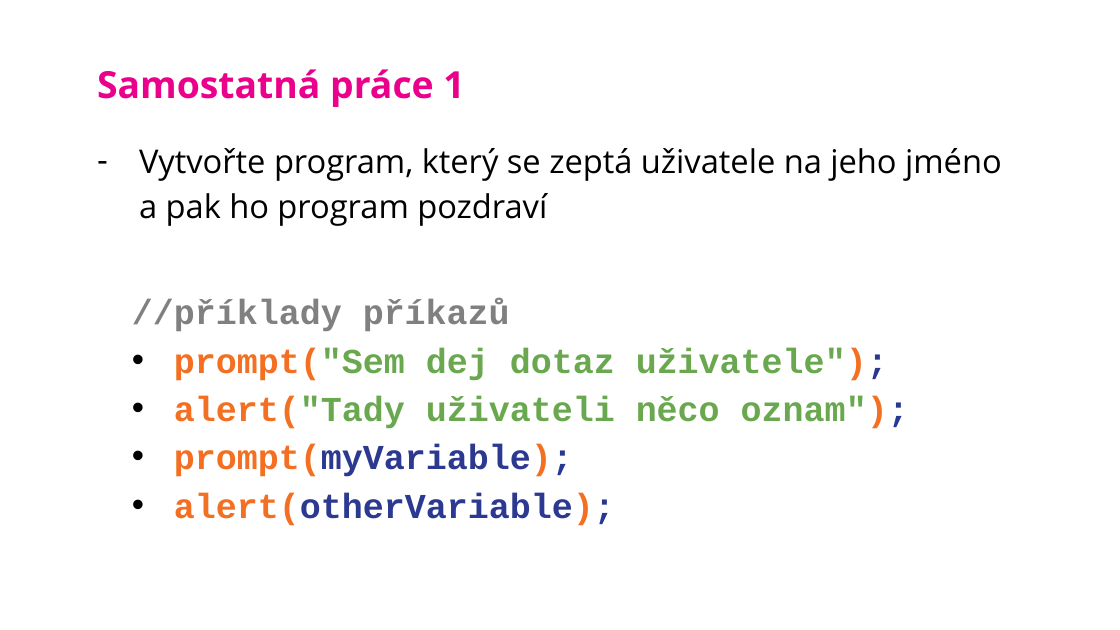
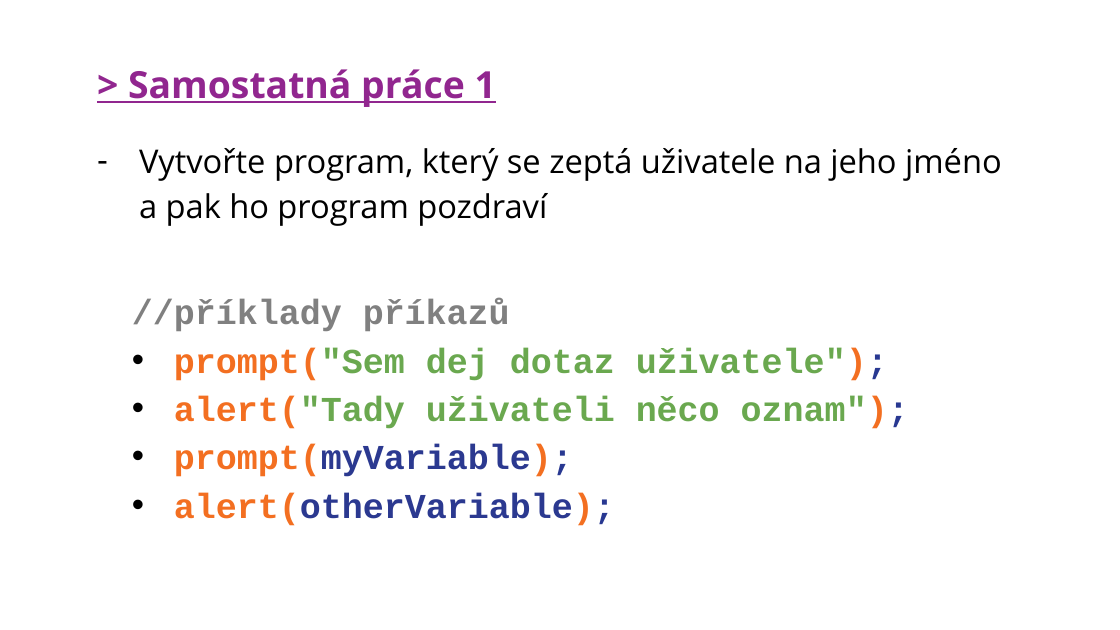
Before and after one commit to SimonB87/LetniSkola2020JS, a slide deck: slide 15 of JS-SB-LetnIskola2020.pptx. Drawn at 1120x630 pixels with LibreOffice and Linux fonts; fonts in the diff are those of the drawing; background and template pictures are left out. Boxes give left, top, right and bottom in pixels: in the first picture for what was removed or moved away, otherwise in the second. Text is boxed around its words. In the diff, an @@ line names an element or a change of style, - is before the commit and + after.

```diff
--- a/JS-SB-LetnIskola2020.pptx
+++ b/JS-SB-LetnIskola2020.pptx
@@ title at [128,69,496,107]: text changed; text colour #EB008B to #91268F @@
-Samostatná práce 1
+> Samostatná práce 1
```
Also in this commit, not shown: 2 other slides changed, 9 slides added.
